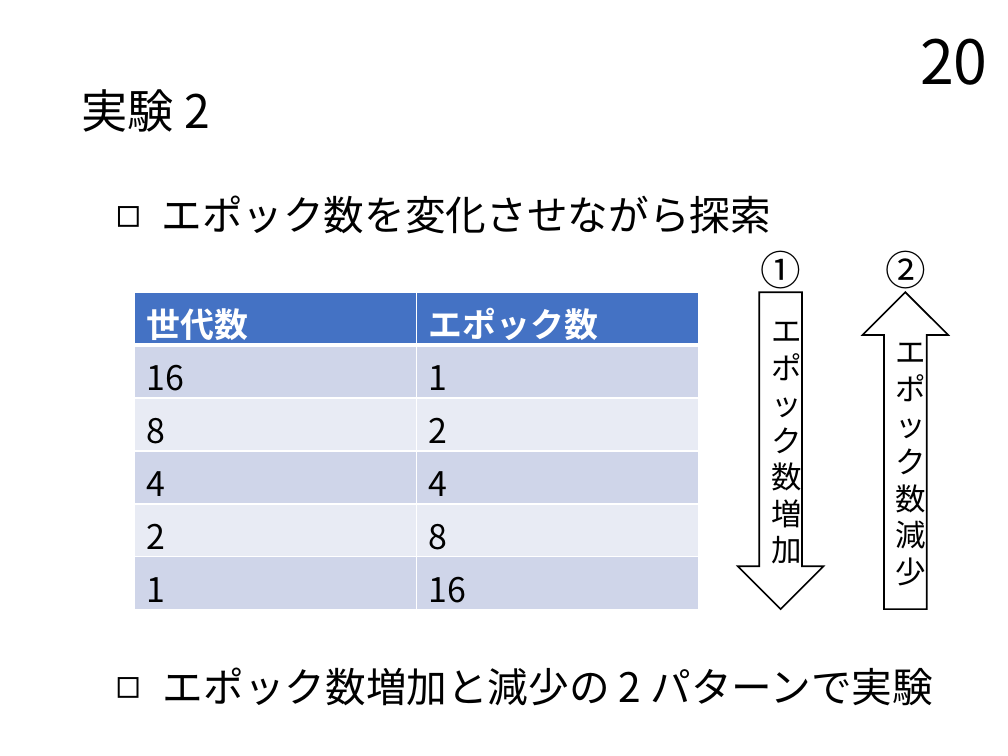
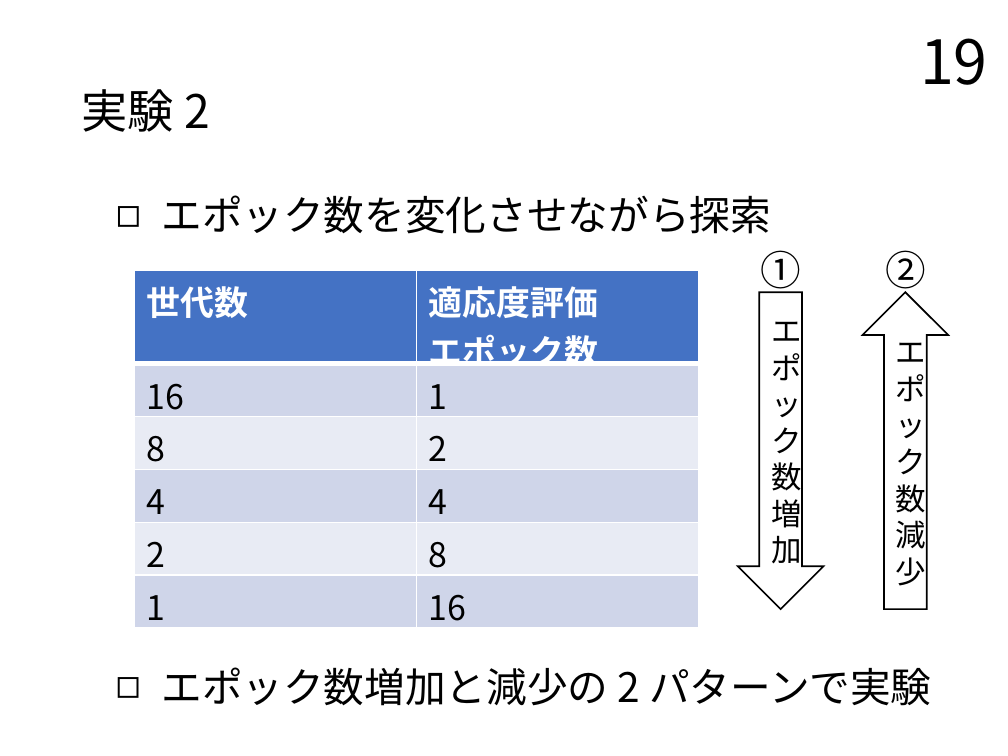
Before and after one commit to TairaTomotaka/kadai, a slide deck: slide 19 of prsn/20230124_prsn_taira.pptx (slide 20 before the commit). Drawn at 1008x756 pixels with LibreOffice and Linux fonts; fonts in the diff are those of the drawing. Boxes give left, top, right and bottom in pixels: in the first picture for what was removed or moved away, otherwise in the second. Text is boxed around its words. In the diff, an @@ line names an element or a change of style, - is before the commit and + after.

```diff
--- a/prsn/20230124_prsn_taira.pptx
+++ b/prsn/20230124_prsn_taira.pptx
@@ page number at (x1=920, y1=38, x2=988, y2=85): text changed @@
-20
+19
@@ table at (x1=135, y1=271, x2=698, y2=633) @@
-row 1, column 2: エポック数
+row 1, column 2: 適応度評価 エポック数
@@ table resized from (x1=135, y1=293, x2=698, y2=615) to (x1=135, y1=271, x2=698, y2=633) @@
@@ text "エポック数増加と減少の 2 パターンで実験" at (x1=161, y1=667, x2=931, y2=706): indent changed @@
```
Also in this commit, not shown: 27 other slides changed, 2 slides removed, 5 other files.
